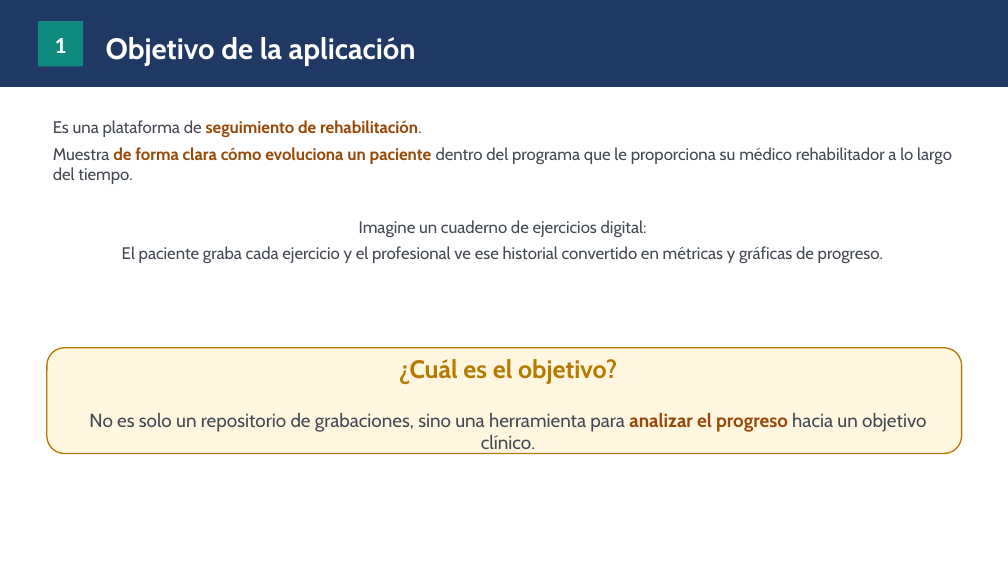
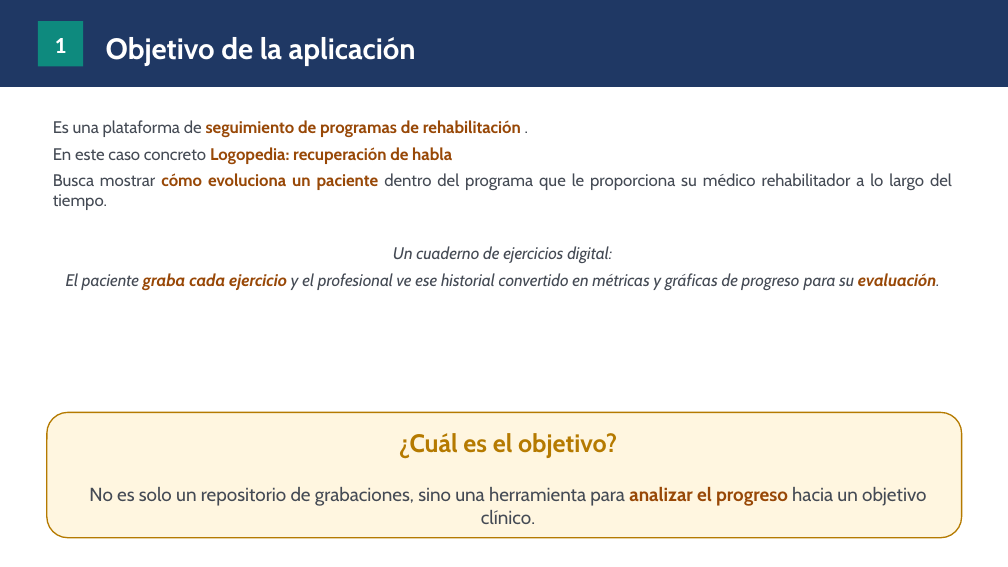
Before and after one commit to josepcal/TFM_Rehab_Followup_Checkup, a slide deck: slide 2 of doc/memoria_proyecto/Memoria_Proyecto.pptx. Drawn at 1008x567 pixels with LibreOffice and Linux fonts; fonts in the diff are those of the drawing. Boxes give left, top, right and bottom in pixels: in the first picture for what was removed or moved away, otherwise in the second. Text is boxed around its words. In the diff, an @@ line names an element or a change of style, - is before the commit and + after.

```diff
--- a/doc/memoria_proyecto/Memoria_Proyecto.pptx
+++ b/doc/memoria_proyecto/Memoria_Proyecto.pptx
@@ text at bbox=[53, 120, 952, 290]: text changed @@
-Es una plataforma de seguimiento de rehabilitación.
-Muestra de forma clara cómo evoluciona un paciente dentro del programa que le proporciona su médico rehabilitador a lo largo del tiempo.
-Imagine un cuaderno de ejercicios digital:
-El paciente graba cada ejercicio y el profesional ve ese historial convertido en métricas y gráficas de progreso.
+Es una plataforma de seguimiento de programas de rehabilitación .
+En este caso concreto Logopedia: recuperación de habla
+Busca mostrar cómo evoluciona un paciente dentro del programa que le proporciona su médico rehabilitador a lo largo del tiempo.
+Un cuaderno de ejercicios digital:
+El paciente graba cada ejercicio y el profesional ve ese historial convertido en métricas y gráficas de progreso para su evaluación.
@@ rounded rectangle "¿Cuál es el objetivo?": place and size @@
-rounded rectangle "¿Cuál es el objetivo?" at bbox=[47, 348, 962, 454]
+rounded rectangle "¿Cuál es el objetivo?" at bbox=[47, 412, 962, 538]
```
Also in this commit, not shown: 3 other slides changed, 2 slides added, 1 other file.
